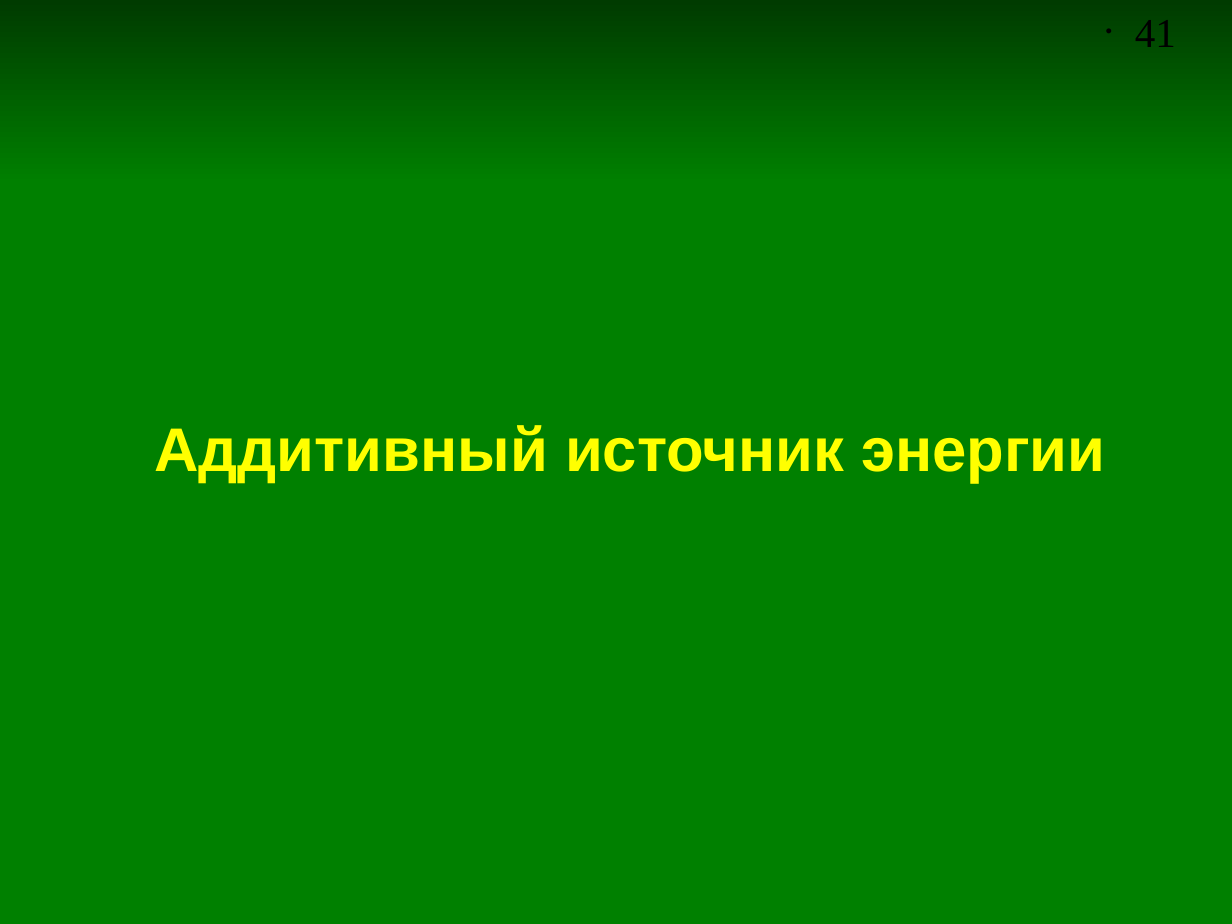
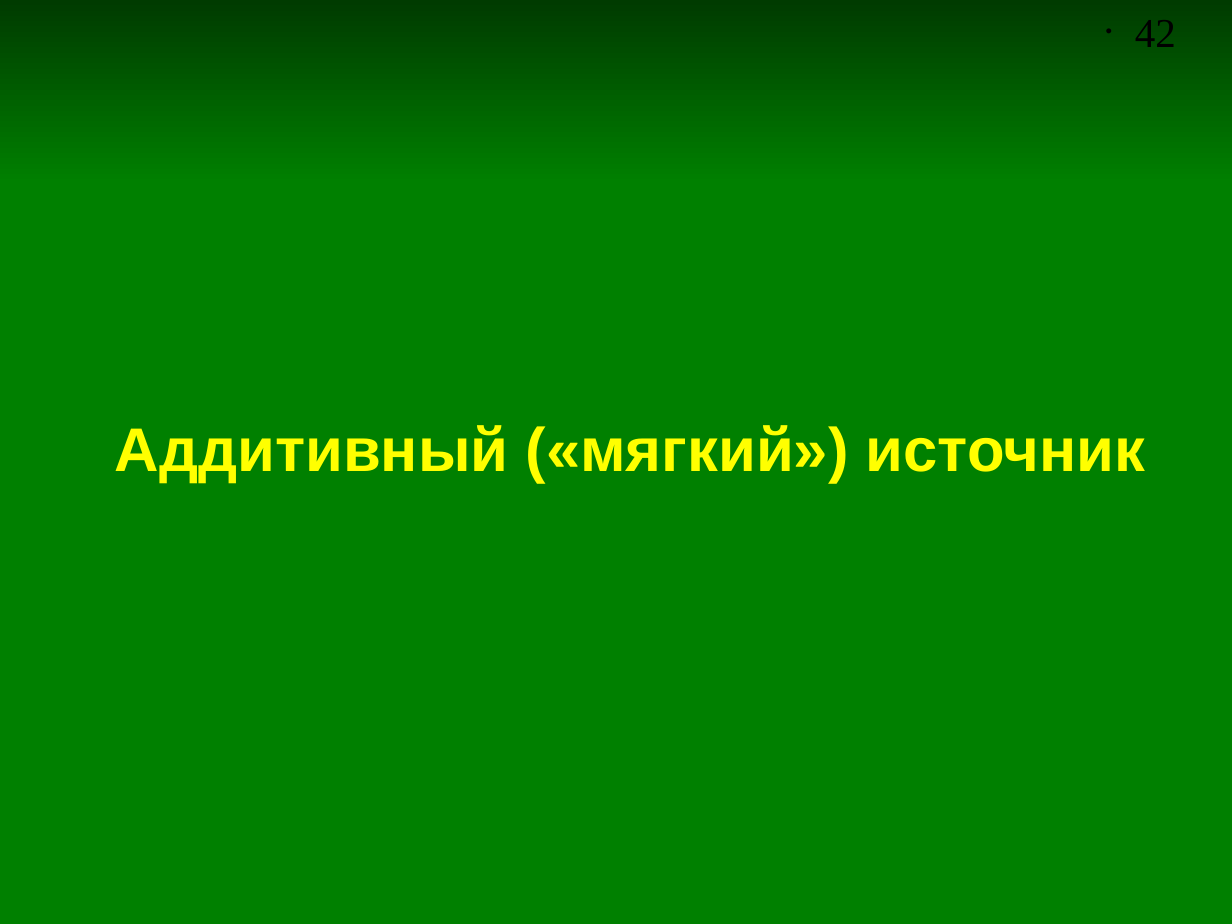
Before and after one commit to andris0147sv/modelling, a slide deck: slide 42 of presentations/2. FDTD.odp (slide 41 before the commit). Drawn at 1232x924 pixels with LibreOffice and Linux fonts; fonts in the diff are those of the drawing. Boxes give left, top, right and bottom in pixels: in the first picture for what was removed or moved away, otherwise in the second. Text is boxed around its words. In the diff, an @@ line names an element or a change of style, - is before the commit and + after.

```diff
--- a/presentations/2. FDTD.odp
+++ b/presentations/2. FDTD.odp
@@ page number at (1135, 20, 1176, 47): text changed @@
-• 41
+• 42
@@ title at (115, 425, 1145, 483): text changed @@
-Аддитивный источник энергии
+Аддитивный («мягкий») источник
```
Also in this commit, not shown: 7 other slides changed, 14 slides added.
